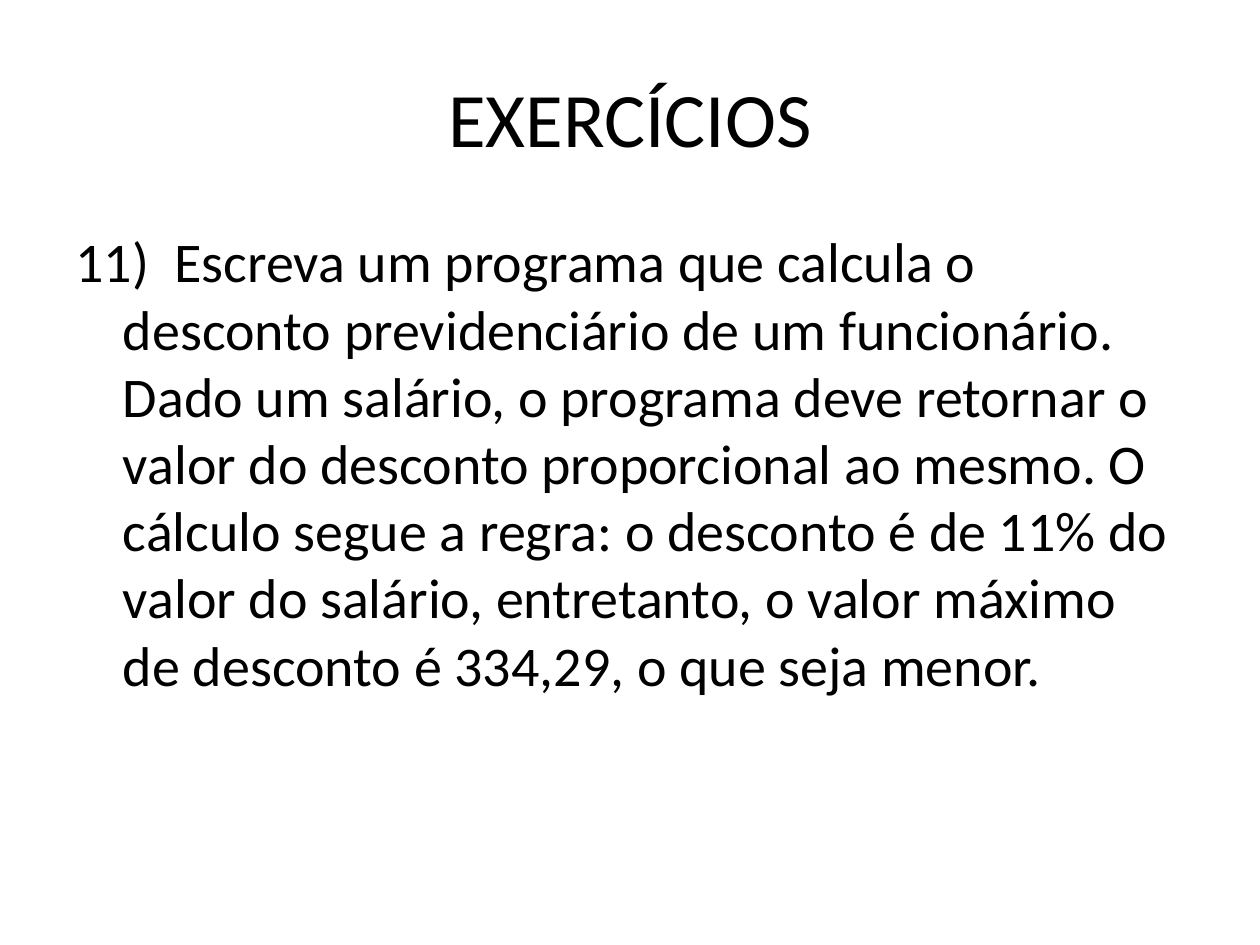
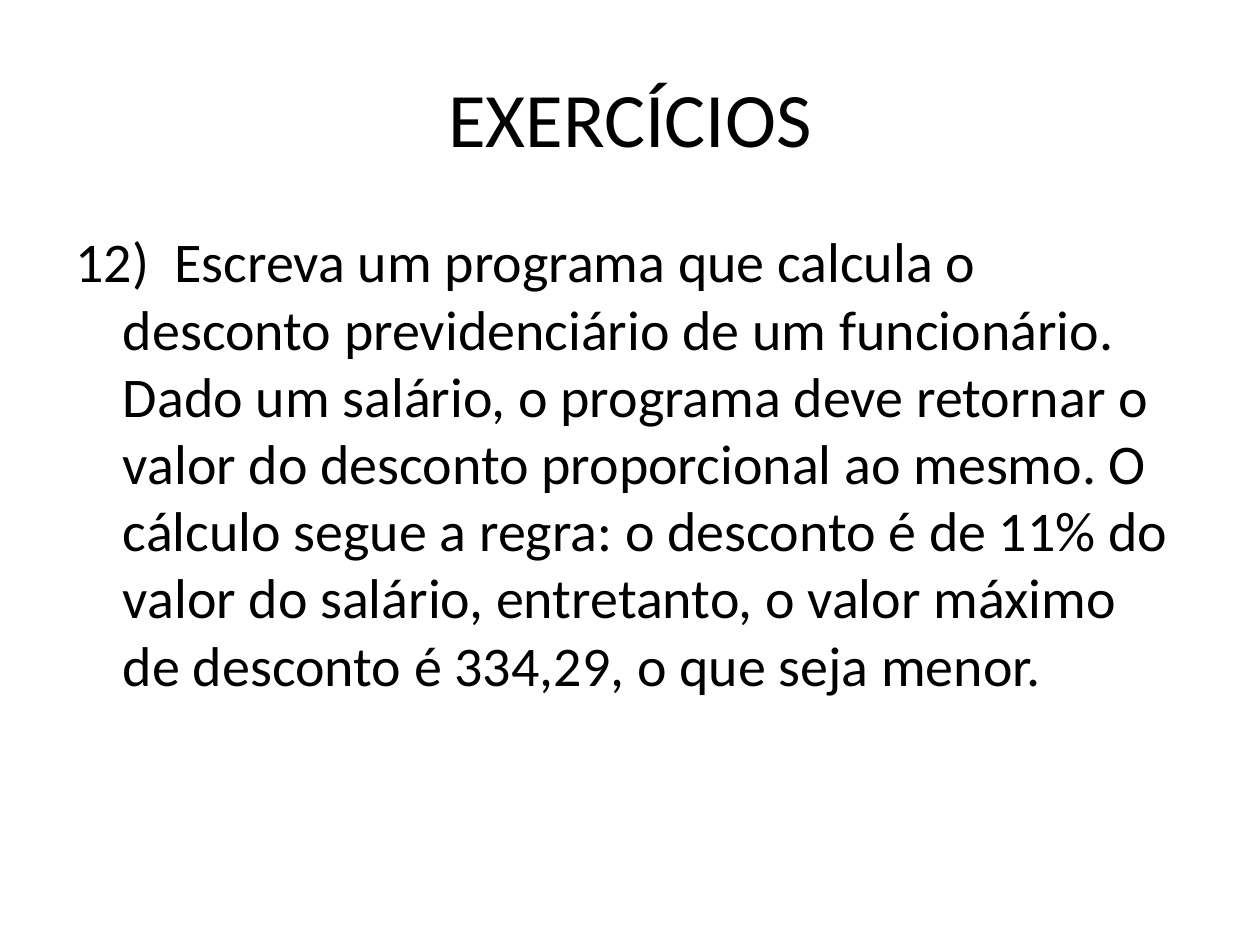
Before and after one commit to ViniciusRodrigues0078/AtividadesVisualG, a slide deck: slide 14 of EXERCÍCIOS_aula_10.pptx. Drawn at 1260x945 pixels with LibreOffice and Linux fonts; fonts in the diff are those of the drawing. Boxes give left, top, right and bottom in pixels: in the first picture for what was removed or moved away, otherwise in the second. Text is boxed around its words. In the diff, an @@ line names an element or a change of style, - is before the commit and + after.

```diff
--- a/EXERCÍCIOS_aula_10.pptx
+++ b/EXERCÍCIOS_aula_10.pptx
@@ text at bbox=[76, 241, 1167, 696]: text changed @@
-11) Escreva um programa que calcula o desconto previdenciário de um funcionário. Dado um salário, o programa deve retornar o valor do desconto proporcional ao mesmo. O cálculo segue a regra: o desconto é de 11% do valor do salário, entretanto, o valor máximo de desconto é 334,29, o que seja menor.
+12) Escreva um programa que calcula o desconto previdenciário de um funcionário. Dado um salário, o programa deve retornar o valor do desconto proporcional ao mesmo. O cálculo segue a regra: o desconto é de 11% do valor do salário, entretanto, o valor máximo de desconto é 334,29, o que seja menor.
```
Also in this commit, not shown: 8 other slides changed, 1 slide removed, 7 other files.
